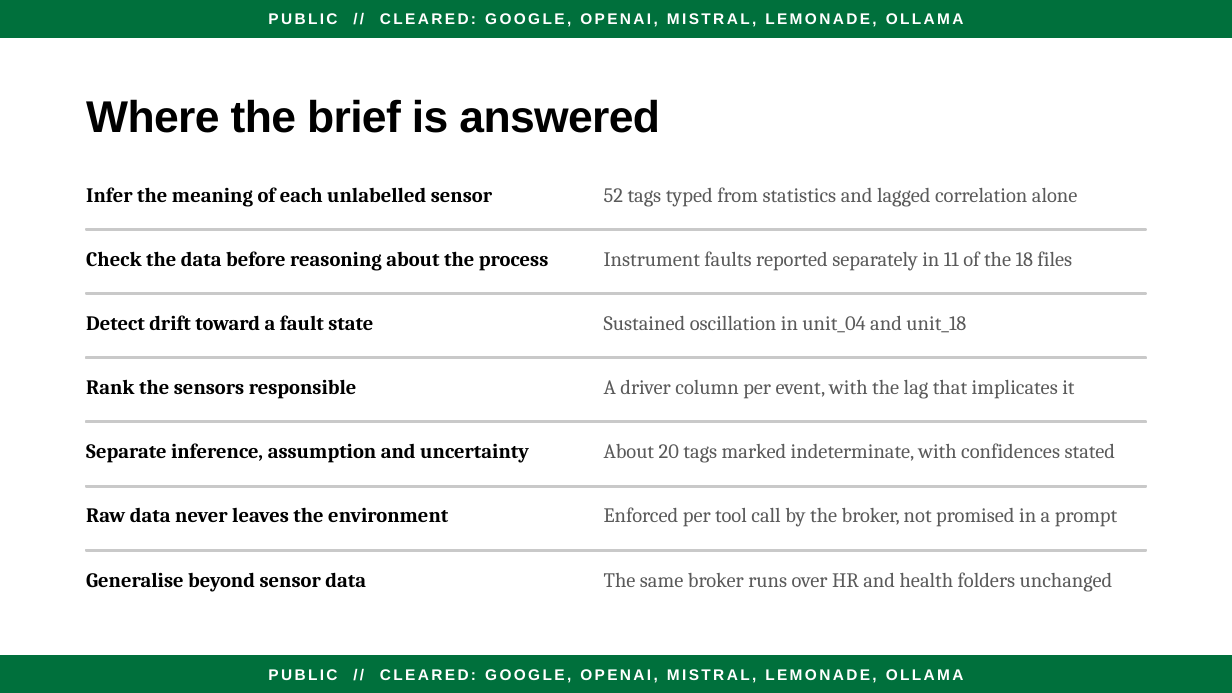
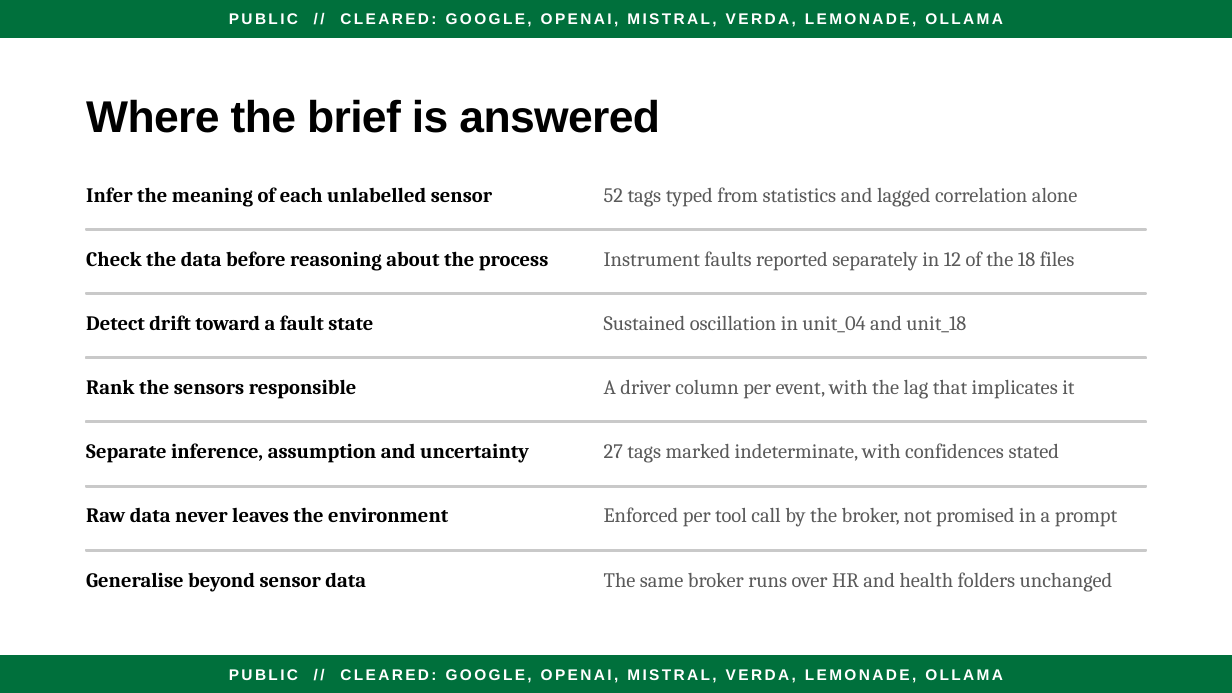
Before and after one commit to AJBogo9/aaltoai-hackathon-2026, a slide deck: slide 8 of demo/Norrin_Pitch.pptx. Drawn at 1232x693 pixels with LibreOffice and Linux fonts; fonts in the diff are those of the drawing. Boxes give left, top, right and bottom in pixels: in the first picture for what was removed or moved away, otherwise in the second. Text is boxed around its words. In the diff, an @@ line names an element or a change of style, - is before the commit and + after.

Commit message:
Add VERDA to the cleared bands, drop OPENAI from confidential
The deck and the Pages cover listed the wrong providers. Per
.pi/confidentiality.json, verda holds confidential clearance and openai
only public, so the confidential band now reads MISTRAL, VERDA,
LEMONADE, OLLAMA and the public band gains VERDA.

```diff
--- a/demo/Norrin_Pitch.pptx
+++ b/demo/Norrin_Pitch.pptx
@@ text at (229, 13, 1003, 27): text changed @@
-PUBLIC // CLEARED: GOOGLE, OPENAI, MISTRAL, LEMONADE, OLLAMA
+PUBLIC // CLEARED: GOOGLE, OPENAI, MISTRAL, VERDA, LEMONADE, OLLAMA
@@ text at (604, 251, 1075, 271): text changed @@
-Instrument faults reported separately in 11 of the 18 files
+Instrument faults reported separately in 12 of the 18 files
@@ text at (604, 443, 1060, 463): text changed @@
-About 20 tags marked indeterminate, with confidences stated
+27 tags marked indeterminate, with confidences stated
@@ text at (229, 669, 1003, 683): text changed @@
-PUBLIC // CLEARED: GOOGLE, OPENAI, MISTRAL, LEMONADE, OLLAMA
+PUBLIC // CLEARED: GOOGLE, OPENAI, MISTRAL, VERDA, LEMONADE, OLLAMA
```
Also in this commit, not shown: 7 other slides changed, 2 other files.
